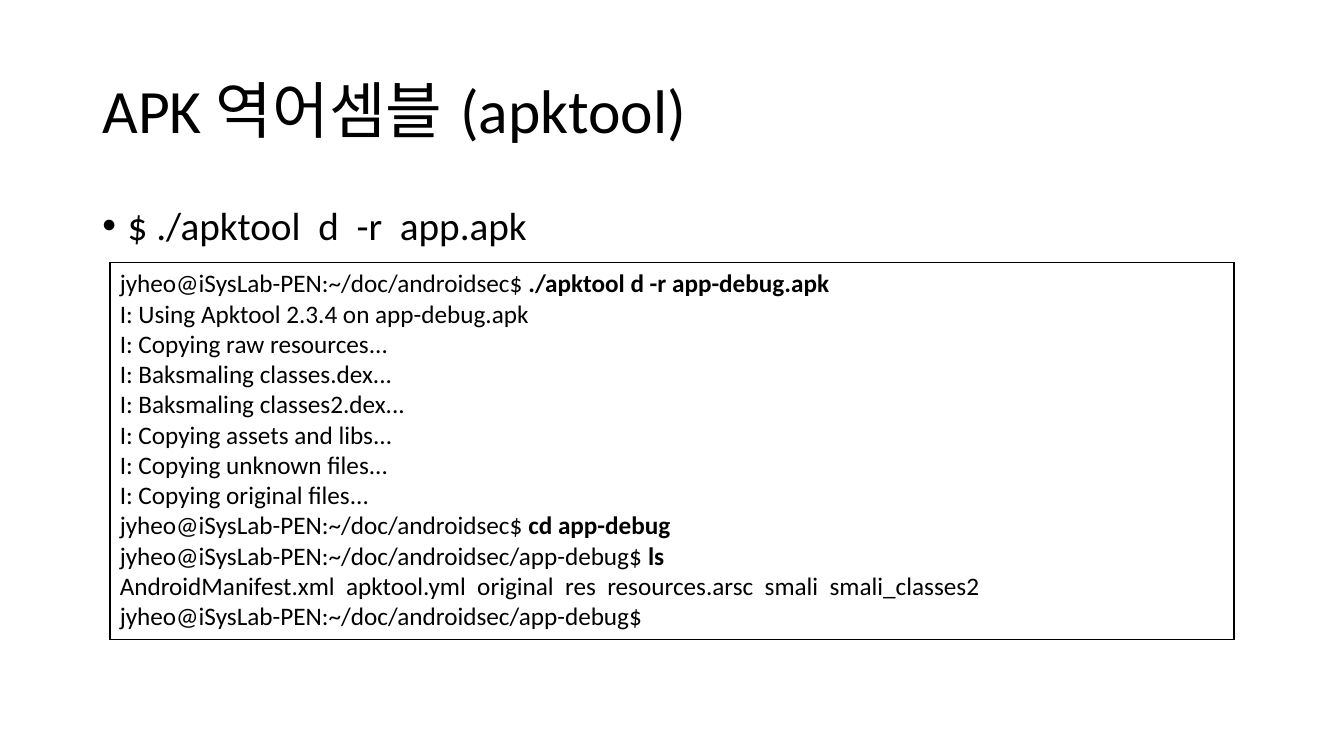
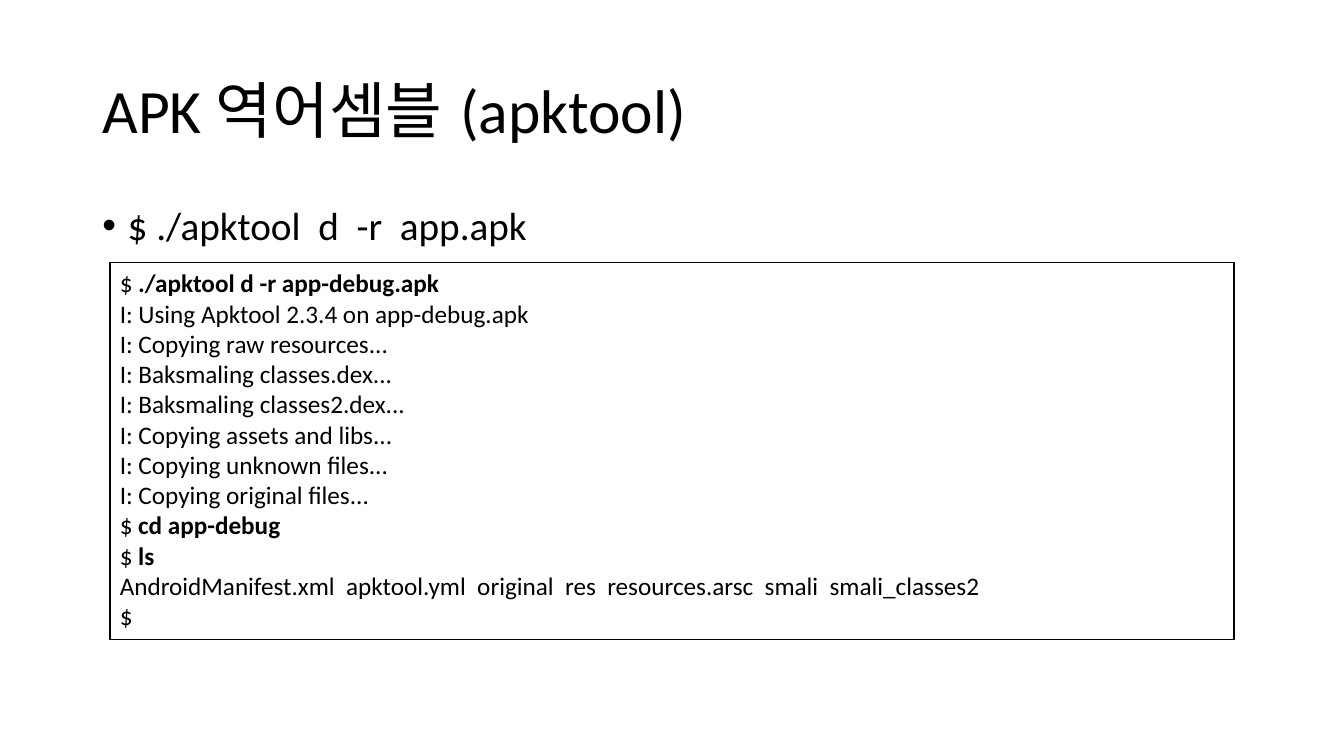
Before and after one commit to jyheo/jyheo.github.io, a slide deck: slide 5 of androidsec/안드로이드 역공학.pptx. Drawn at 1344x756 pixels with LibreOffice and Linux fonts; fonts in the diff are those of the drawing. Boxes give left, top, right and bottom in pixels: in the first picture for what was removed or moved away, otherwise in the second. Text is boxed around its words. In the diff, an @@ line names an element or a change of style, - is before the commit and + after.

```diff
--- a/androidsec/안드로이드 역공학.pptx
+++ b/androidsec/안드로이드 역공학.pptx
@@ text in rectangle at bbox=[138, 274, 439, 297]: text changed; bold on @@
-jyheo@iSysLab-PEN:~/doc/androidsec$ ./apktool d -r app-debug.apk
+$ ./apktool d -r app-debug.apk
@@ text in rectangle at bbox=[138, 516, 280, 565]: text changed; bold on @@
-jyheo@iSysLab-PEN:~/doc/androidsec$ cd app-debug
-jyheo@iSysLab-PEN:~/doc/androidsec/app-debug$ ls
+$ cd app-debug
+$ ls
@@ text in rectangle at bbox=[120, 607, 642, 630]: text changed @@
-jyheo@iSysLab-PEN:~/doc/androidsec/app-debug$
+$
```
Also in this commit, not shown: 5 other slides changed, 6 other files.
